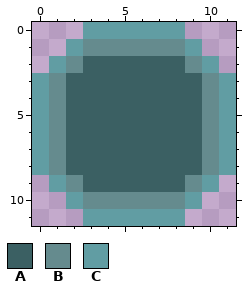
Two versions of one pixel-art sprite, apocalypse/core/assets/ui/FrameDisabledBg.png. This is how it looked before the edit.
The file is 48x48 pixels, drawn in blocks of 4x4; one block is one cell here. Colours within 5 levels of each other are drawn and written as one.
Palette (. is transparent): A #3b6063  B #658b8e  C #619da3
The result:
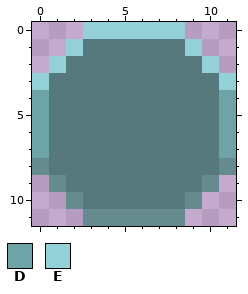
Colours new in this view: D #6ea3a8  E #94d0d7
What changed:
colour A: #3b6063 -> #55797d
Changed rows in their new state; - is a pixel that keeps its letter.
first column x 0:
 0 ---EEEEEE---
 1 --EAAAAAAE--
 2 -EA------AE-
 3 EA--------AE
 4 DA--------AD
 5 DA--------AD
 6 DA--------AD
 7 DA--------AD
 8 BA--------AB
 9 -BA------AB-
10 --BAAAAAAB--
11 ---BBBBBB---
Where, in picture pixels (left, top, right, bottom), the same in both pictures:
changed: (32, 22, 236, 226)
